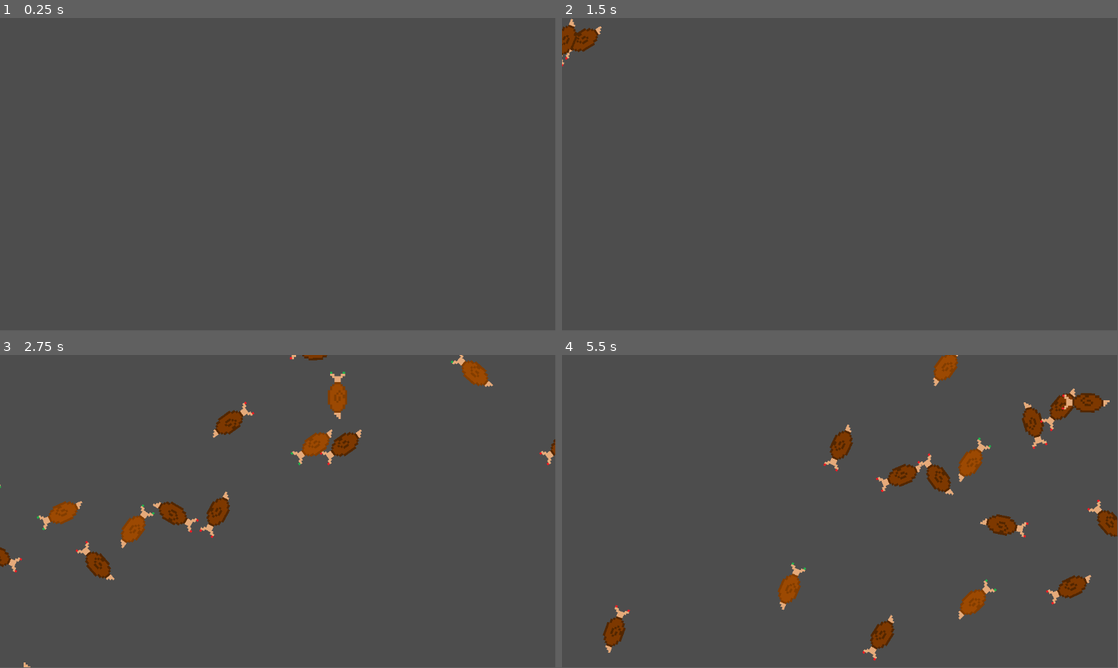
Above: before the commit, frames 1-4 (two rows, left to right).
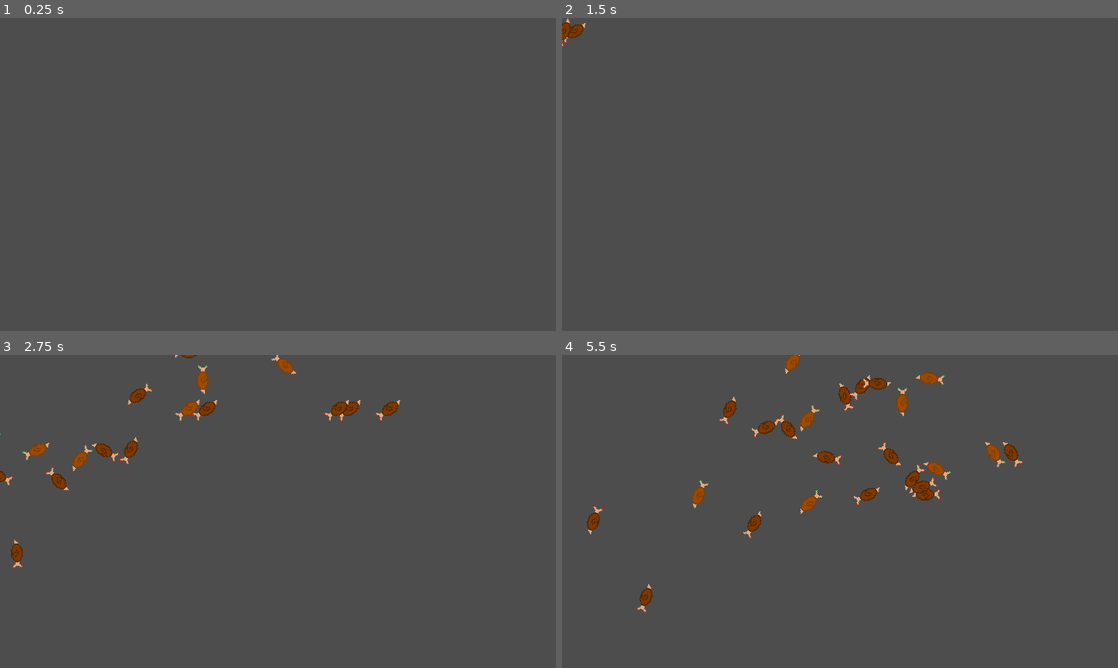
Above: after the commit, the same moments.

Repository: Travis16/Snails-on-ice
Game: Godot game, scene res://scenes/game.tscn
Same seed, same stepped clock (60 frames per second), same inputs: the game is played once before the commit and once after it.
Inputs:
- Up to frame 1 (0.25 s): no input
- Up to frame 2 (1.5 s): tap Enter at 0.5 s; hold Right (right) 0.53-1.28 s; tap Space at 1.25 s; hold Down (down) from 1.28 s (still down)
- Up to frame 3 (2.75 s): release Down (down) at 2.03 s; hold Right (right) from 2.03 s (still down)
- Up to frame 4 (5.5 s): release Right (right) at 2.78 s; hold Up (up) 2.78-3.53 s; hold Left (left) 3.53-5.03 s; hold Down (down) from 5.03 s (still down)
In our replay, the window is 799x449 before the commit and 800x450 after it. These sizes can differ from the game's own. Grey fills any space a smaller window leaves; there, only what the larger window draws over its background counts as a difference.

The runs differ from the first frame. In frame 1, only the window size differs. In frame 2, 0.5% of the frame differs, in the area x 0-8%, y 0-16%; in frame 3, 5.4%; in frame 4, 7.5%, in the area x 4-100%, y 0-98%.

Commit message:
viewport

Diff:
--- a/project.godot
+++ b/project.godot
@@ -15,9 +15,15 @@
 config/features=PackedStringArray("4.3", "Forward Plus")
 config/icon="res://icon.svg"
 
+[autoload]
+
+Global="*res://scripts/Global.gd"
+
 [display]
 
-window/size/resizable=false
+window/size/viewport_width=1920
+window/size/viewport_height=1080
+window/stretch/mode="viewport"
 
 [input]
 
